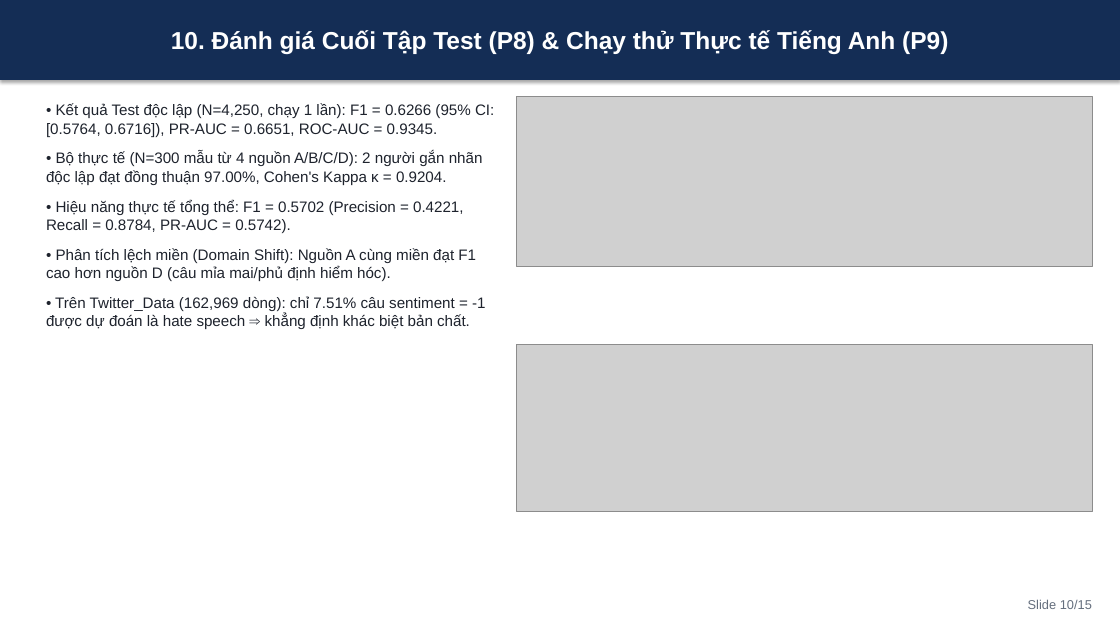
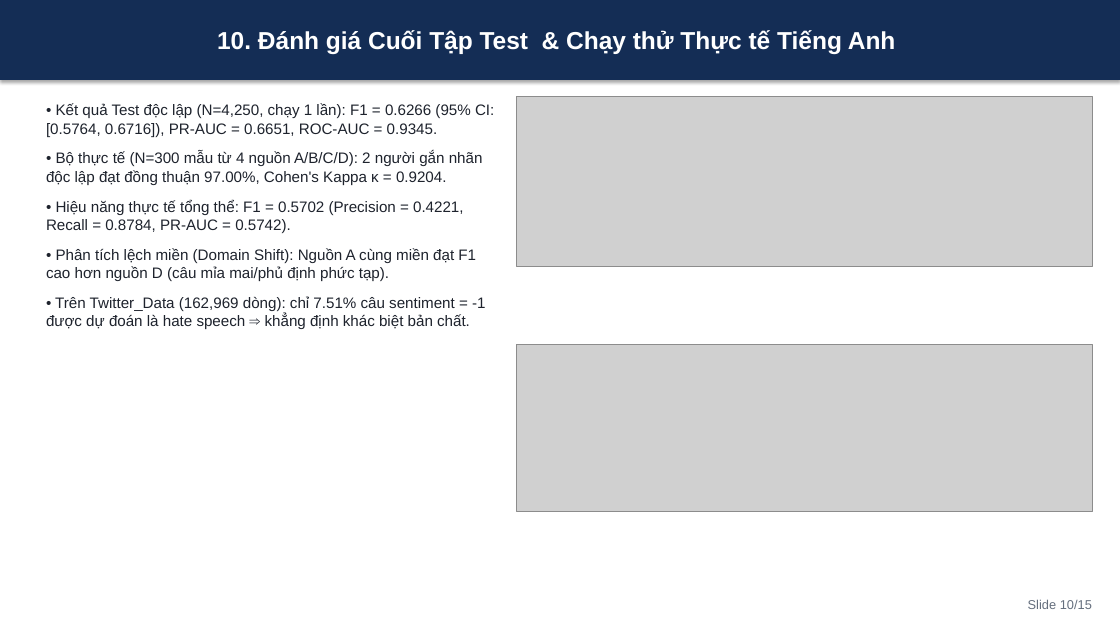
Before and after one commit to devtitcun888/duan-tweet-hate, a slide deck: slide 10 of reports/slides.pptx. Drawn at 1120x630 pixels with LibreOffice and Linux fonts; fonts in the diff are those of the drawing; grey boxes stand for pictures. Boxes give left, top, right and bottom in pixels: in the first picture for what was removed or moved away, otherwise in the second. Text is boxed around its words. In the diff, an @@ line names an element or a change of style, - is before the commit and + after.

```diff
--- a/reports/slides.pptx
+++ b/reports/slides.pptx
@@ text in rectangle at (217,30,896,54): text changed @@
-10. Đánh giá Cuối Tập Test (P8) & Chạy thử Thực tế Tiếng Anh (P9)
+10. Đánh giá Cuối Tập Test & Chạy thử Thực tế Tiếng Anh
@@ text at (46,248,476,281): text changed @@
-• Phân tích lệch miền (Domain Shift): Nguồn A cùng miền đạt F1 cao hơn nguồn D (câu mỉa mai/phủ định hiểm hóc).
+• Phân tích lệch miền (Domain Shift): Nguồn A cùng miền đạt F1 cao hơn nguồn D (câu mỉa mai/phủ định phức tạp).
```
Also in this commit, not shown: 7 other slides changed, 26 other files.
